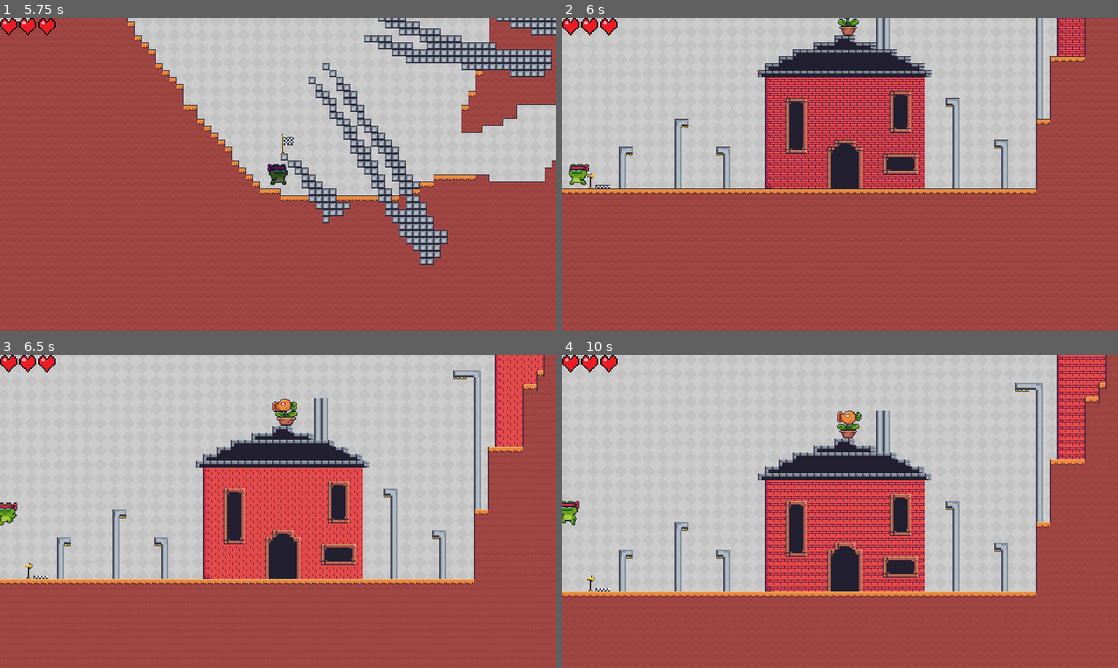
Above: before the commit, frames 1-4 (two rows, left to right).
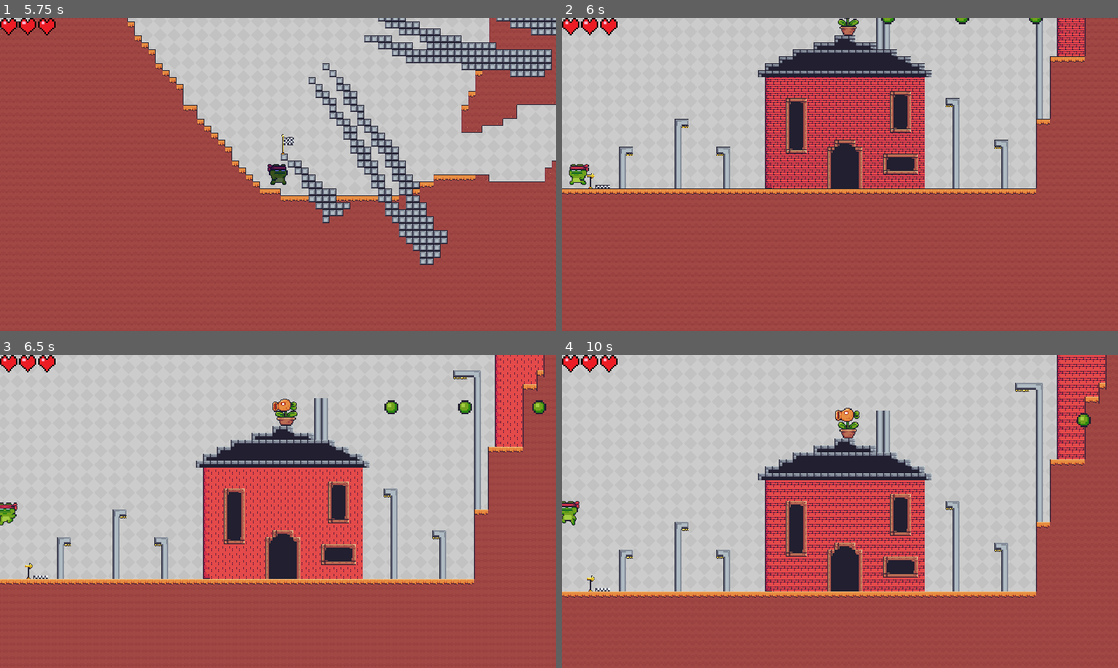
Above: after the commit, the same moments.

Repository: Jleehy/2DPlatformGame
Game: Godot game, scene res://scenes/levels/level_2.tscn
Two runs of this game, one before a commit and one after it. Both use one fixed random seed, a clock stepped at 60 frames per second and the inputs below. This scene is started directly instead of the project's main scene.
Inputs:
- Up to frame 1 (5.75 s): hold S (crouch) 0.53-1.28 s; hold D (move_right) 0.53-2.03 s; tap Space (jump) at 0.77, 1.52, 3.02, 3.77, 4.52 s; tap Shift (dash) at 1.35, 5.1 s; hold A (move_left) 2.03-2.78 s; tap U (dev_next_checkpoint) at 2.1 s; hold D (move_right) 2.78-4.28 s; tap Y (dev_previous_checkpoint) at 2.85 s; tap T (trigger_self_death) at 3.6 s; hold A (move_left) 4.28-5.03 s; tap S (crouch) at 4.35 s; hold D (move_right) from 5.03 s (still down)
- Up to frame 2 (6 s): release D (move_right) at 5.78 s; hold A (move_left) from 5.78 s (still down); tap U (dev_next_checkpoint) at 5.85 s
- Up to frame 3 (6.5 s): keep holding A (move_left); tap Space (jump) at 6.02 s
- Up to frame 4 (10 s): tap Y (dev_previous_checkpoint) at 6.6 s; tap Space (jump) at 6.77, 7.52, 9.02, 9.77 s; release A (move_left) at 7.28 s; hold D (move_right) 7.28-9.53 s; tap T (trigger_self_death) at 7.35 s; hold S (crouch) 8.03-8.78 s; tap Shift (dash) at 8.85 s; tap Enter at 9.5 s; hold A (move_left) from 9.53 s (still down); tap U (dev_next_checkpoint) at 9.6 s

Frame 1 is identical in both runs. In frame 2, 0.1% of the frame differs, in the area x 57-87%, y 0-2%; in frame 3, 0.3%; in frame 4, 0.3%, in the area x 49-96%, y 16-26%.

Commit message:
Add plant bullets

Diff:
--- a/2d-platformer/entities/enemies/plant/plant.gd
+++ b/2d-platformer/entities/enemies/plant/plant.gd
@@ -1,5 +1,8 @@
 class_name Plant
 extends CharacterBody2D
+
+var bullet_scene: Resource = preload("res://entities/enemies/plant/plant_bullet.tscn")
+@export var bullet_speed: int = 50
 
 @onready var animated_sprite: AnimatedSprite2D = $AnimatedSprite2D
 @onready var collision_shape: CollisionShape2D = $CollisionShape2D
@@ -7,19 +10,20 @@
 
 var is_dead: bool = false
 var direction: int = -1
+var should_shoot: bool = false
 
 func _ready() -> void:
 	animated_sprite.play("idle")
 	hit_area.body_entered.connect(_on_hit_area_body_entered)
 
-func _process(delta: float) -> void:
-	if is_dead:
-		return
-
 func _on_hit_area_body_entered(body: Node) -> void:
 	if body.is_in_group("player") and not is_dead:
 		kill_plant()
 		body.bounce()
+
+func _on_animated_sprite_2d_animation_looped() -> void:
+	if animated_sprite.animation == "attack":
+		shoot_bullet()
 
 func set_direction(new_direction: int) -> void:
 	if new_direction < 0:
@@ -29,6 +33,19 @@
 		direction = 1
 		animated_sprite.flip_h = true
 
+func set_shoot(shoot: bool) -> void:
+	if should_shoot != shoot:
+		should_shoot = shoot
+		if should_shoot:
+			animated_sprite.play("attack")
+		else:
+			animated_sprite.play("idle")
+
+func shoot_bullet() -> void:
+	var bullet = bullet_scene.instantiate()
+	bullet.set_direction(direction)
+	add_child(bullet)
+
 func kill_plant() -> void:
 	print("Plant killed!")
 	is_dead = true
--- a/2d-platformer/entities/enemies/plant/plant.tscn
+++ b/2d-platformer/entities/enemies/plant/plant.tscn
@@ -5,6 +5,18 @@
 [ext_resource type="Texture2D" uid="uid://sh5yf3cufgpm" path="res://art/enemies/plant/Hit (44x42).png" id="2_fstdm"]
 [ext_resource type="Texture2D" uid="uid://l1v7uhvy1s5y" path="res://art/enemies/plant/Idle (44x42).png" id="3_yafek"]
 
+[sub_resource type="AtlasTexture" id="AtlasTexture_vn01d"]
+atlas = ExtResource("1_xa5t3")
+region = Rect2(220, 0, 44, 42)
+
+[sub_resource type="AtlasTexture" id="AtlasTexture_8jto8"]
+atlas = ExtResource("1_xa5t3")
+region = Rect2(264, 0, 44, 42)
+
+[sub_resource type="AtlasTexture" id="AtlasTexture_g8gae"]
+atlas = ExtResource("1_xa5t3")
+region = Rect2(308, 0, 44, 42)
+
 [sub_resource type="AtlasTexture" id="AtlasTexture_f60fq"]
 atlas = ExtResource("1_xa5t3")
 region = Rect2(0, 0, 44, 42)
@@ -24,18 +36,6 @@
 [sub_resource type="AtlasTexture" id="AtlasTexture_6w0ct"]
 atlas = ExtResource("1_xa5t3")
 region = Rect2(176, 0, 44, 42)
-
-[sub_resource type="AtlasTexture" id="AtlasTexture_vn01d"]
-atlas = ExtResource("1_xa5t3")
-region = Rect2(220, 0, 44, 42)
-
-[sub_resource type="AtlasTexture" id="AtlasTexture_8jto8"]
-atlas = ExtResource("1_xa5t3")
-region = Rect2(264, 0, 44, 42)
-
-[sub_resource type="AtlasTexture" id="AtlasTexture_g8gae"]
-atlas = ExtResource("1_xa5t3")
-region = Rect2(308, 0, 44, 42)
 
 [sub_resource type="AtlasTexture" id="AtlasTexture_7uacj"]
 atlas = ExtResource("2_fstdm")
@@ -105,6 +105,15 @@
 animations = [{
 "frames": [{
 "duration": 1.0,
+"texture": SubResource("AtlasTexture_vn01d")
+}, {
+"duration": 1.0,
+"texture": SubResource("AtlasTexture_8jto8")
+}, {
+"duration": 1.0,
+"texture": SubResource("AtlasTexture_g8gae")
+}, {
+"duration": 1.0,
 "texture": SubResource("AtlasTexture_f60fq")
 }, {
 "duration": 1.0,
@@ -118,19 +127,10 @@
 }, {
 "duration": 1.0,
 "texture": SubResource("AtlasTexture_6w0ct")
-}, {
-"duration": 1.0,
-"texture": SubResource("AtlasTexture_vn01d")
-}, {
-"duration": 1.0,
-"texture": SubResource("AtlasTexture_8jto8")
-}, {
-"duration": 1.0,
-"texture": SubResource("AtlasTexture_g8gae")
 }],
 "loop": true,
 "name": &"attack",
-"speed": 15.0
+"speed": 14.0
 }, {
 "frames": [{
 "duration": 1.0,
@@ -204,7 +204,9 @@
 
 [node name="AnimatedSprite2D" type="AnimatedSprite2D" parent="."]
 sprite_frames = SubResource("SpriteFrames_lslpv")
-animation = &"idle"
+animation = &"attack"
+frame = 4
+frame_progress = 0.564825
 
 [node name="CollisionShape2D" type="CollisionShape2D" parent="."]
 position = Vector2(4, 4)
@@ -216,3 +218,5 @@
 position = Vector2(3, -13.5)
 shape = SubResource("RectangleShape2D_ekb1v")
 debug_color = Color(0.916659, 0.207189, 0.504823, 0.42)
+
+[connection signal="animation_looped" from="AnimatedSprite2D" to="." method="_on_animated_sprite_2d_animation_looped"]
--- /dev/null
+++ b/2d-platformer/entities/enemies/plant/plant_bullet.gd
@@ -0,0 +1,19 @@
+extends Area2D
+
+var speed: int = 150
+var direction: int
+
+func _process(delta: float) -> void:
+	position.x += speed * direction * delta
+
+func set_direction(new_direction: int) -> void:
+	direction = -1 if new_direction < 0 else 1
+	position.x += 25 * direction
+
+func _on_visible_on_screen_notifier_2d_screen_exited() -> void:
+	queue_free()
+
+func _on_body_entered(body: Node2D) -> void:
+	if is_instance_of(body, Player):
+		body.take_damage()
+		queue_free()
--- /dev/null
+++ b/2d-platformer/entities/enemies/plant/plant_bullet.tscn
@@ -0,0 +1,22 @@
+[gd_scene load_steps=4 format=3 uid="uid://dqo7l1mofa3se"]
+
+[ext_resource type="Texture2D" uid="uid://bh5yhyno8l76n" path="res://art/enemies/plant/Bullet.png" id="1_o34i0"]
+[ext_resource type="Script" path="res://entities/enemies/plant/plant_bullet.gd" id="1_vusv8"]
+
+[sub_resource type="CircleShape2D" id="CircleShape2D_pm3q5"]
+radius = 4.0
+
+[node name="PlantBullet" type="Area2D"]
+scale = Vector2(2, 2)
+script = ExtResource("1_vusv8")
+
+[node name="CollisionShape2D" type="CollisionShape2D" parent="."]
+shape = SubResource("CircleShape2D_pm3q5")
+
+[node name="Sprite2D" type="Sprite2D" parent="."]
+texture = ExtResource("1_o34i0")
+
+[node name="VisibleOnScreenNotifier2D" type="VisibleOnScreenNotifier2D" parent="."]
+
+[connection signal="body_entered" from="." to="." method="_on_body_entered"]
+[connection signal="screen_exited" from="VisibleOnScreenNotifier2D" to="." method="_on_visible_on_screen_notifier_2d_screen_exited"]
--- a/2d-platformer/entities/player/player.gd
+++ b/2d-platformer/entities/player/player.gd
@@ -1,3 +1,4 @@
+class_name Player
 extends CharacterBody2D
 
 # Player physics variables
--- a/2d-platformer/scenes/levels/level_2.gd
+++ b/2d-platformer/scenes/levels/level_2.gd
@@ -13,3 +13,4 @@
 	for child in get_children():
 		if is_instance_of(child, Plant):
 			child.set_direction(player.position.x - child.position.x)
+			child.set_shoot(abs(player.position.y - child.position.y) < 100)
